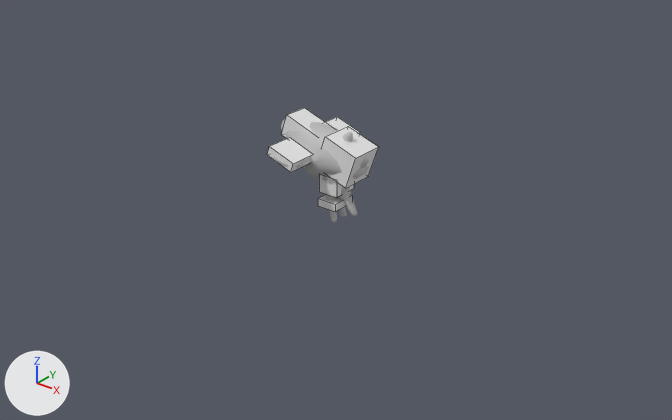
The Blender file scenes/CREAnimations.blend as it was, and as the next commit left it.
Both versions are drawn from a camera (50 mm lens) standing at (14.34, -18.17, 11.09) and looking at (0.46, -0.82, 0.33). The lights are fixed; the arrows at lower left show +X, +Y and +Z. Mesh edges are drawn as thin lines on the coarser meshes.

Names of what the first picture shows: 'TRI_01', 'TRI_01_foc_01', 'TRI_01_foc_03', 'TRI_01_foc_05'.
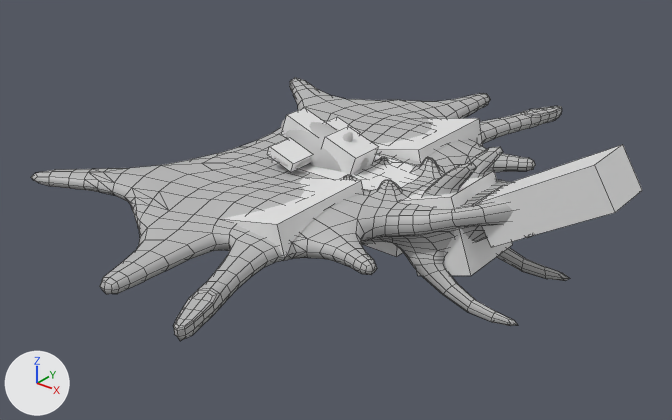
The change, as a list of edits to the scene's bpy script:
```text
Change ob_tan_01:
    remove ob_tan_01.hide_set(True)
Change ob_tan_01_foc_00:
    remove ob_tan_01_foc_00.hide_set(True)
Change ob_tan_01_foc_01:
    remove ob_tan_01_foc_01.hide_set(True)
Change ob_tan_01_foc_02:
    remove ob_tan_01_foc_02.hide_set(True)
Change ob_tan_01_foc_03:
    remove ob_tan_01_foc_03.hide_set(True)
Change ob_tan_01_foc_04:
    remove ob_tan_01_foc_04.hide_set(True)
```

What differs and where, as boxes [x1, y1, x2, y2] in the pictures (672 x 420 px):
'TAN_01', shown: after [31, 78, 570, 341]
'TAN_01_foc_01', shown: after [473, 145, 642, 247]
'TAN_01_foc_04', shown: after [224, 177, 364, 258]
'TAN_01_foc_00', shown: after [401, 170, 512, 276]
'TAN_01_foc_03', shown: after [376, 118, 483, 162]
'TAN_01_foc_02', shown: after [272, 154, 418, 257]
